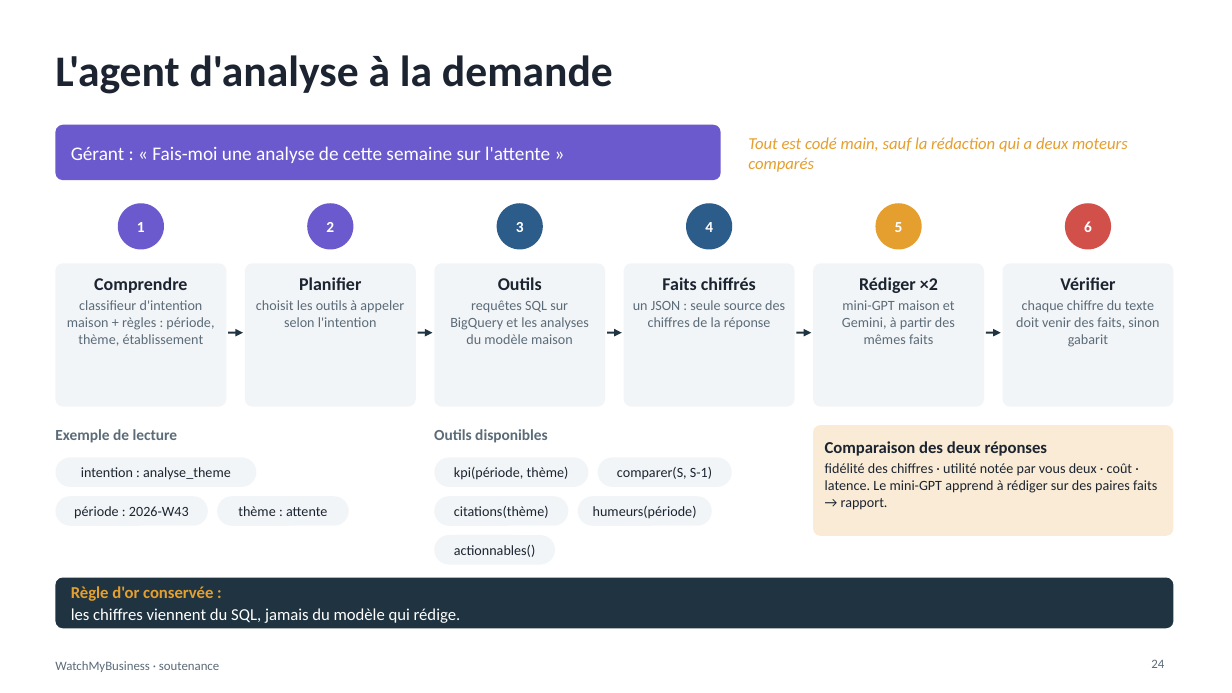
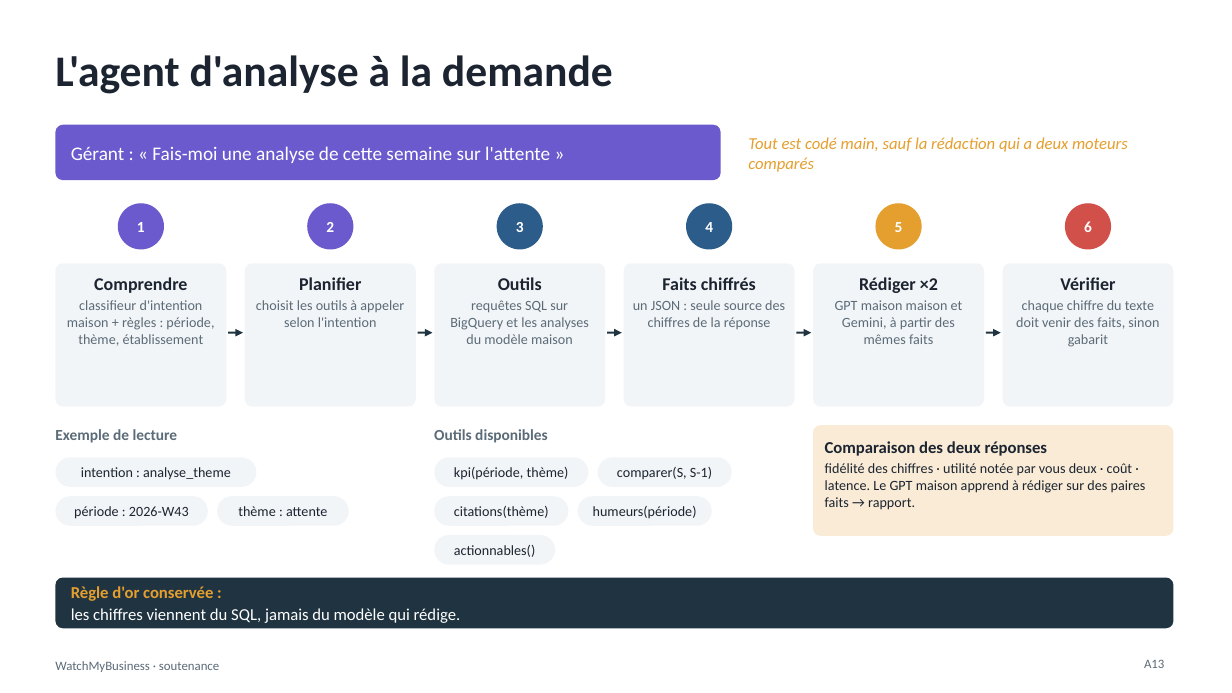
Before and after one commit to jackamrl/watchMyBusiness, a slide deck: slide 25 of docs/WatchMyBusiness-soutenance.pptx (slide 24 before the commit). Drawn at 1232x693 pixels with LibreOffice and Linux fonts; fonts in the diff are those of the drawing. Boxes give left, top, right and bottom in pixels: in the first picture for what was removed or moved away, otherwise in the second. Text is boxed around its words. In the diff, an @@ line names an element or a change of style, - is before the commit and + after.

```diff
--- a/docs/WatchMyBusiness-soutenance.pptx
+++ b/docs/WatchMyBusiness-soutenance.pptx
@@ text at (835, 300, 963, 344): text changed @@
-mini-GPT maison et Gemini, à partir des mêmes faits
+GPT maison maison et Gemini, à partir des mêmes faits
@@ text at (825, 463, 1146, 510): text changed @@
-fidélité des chiffres · utilité notée par vous deux · coût · latence. Le mini-GPT apprend à rédiger sur des paires faits → rapport.
+fidélité des chiffres · utilité notée par vous deux · coût · latence. Le GPT maison apprend à rédiger sur des paires faits → rapport.
@@ text at (1144, 659, 1164, 668): text changed @@
-24
+A13
```
Also in this commit, not shown: 19 other slides changed, 3 slides added, 1 slide removed, 44 other files.
